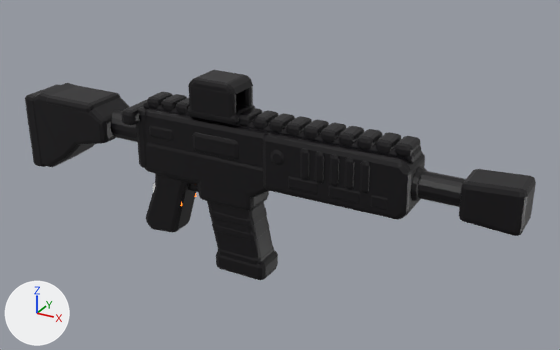
Renders of the FBX model weapons/VANTA_AR-01/Inferno/Phantom_Inferno.fbx from each side of a commit.
Both versions are drawn from a 50 mm camera at (3.13, -4.09, 2.39) aimed at (0.82, 0.11, 0.28). Every picture has the same lights, and +X, +Y and +Z are marked at lower left. The picture after the commit comes second. Where no turn or scale is listed for an object, it has been applied to the vertices. Vertices at exactly the same position are counted once.

Script lines for the objects in view, before the commit:
```python
me_body_contour_001 = bpy.data.meshes.new('Body_Contour.001')
me_body_contour_001.from_pydata(...)  # 3138 vertices, 6084 faces; spans x -1.19..2.47, y -0.18..0.18, z -0.28..0.95
me_body_contour_001.materials.append(mat_body_contour)  # black #060307
me_charginghandle_contour_001 = bpy.data.meshes.new('ChargingHandle_Contour.001')
me_charginghandle_contour_001.from_pydata(...)  # 112 vertices, 216 faces; spans x -0.254..-0.086, y -0.208..0.208, z 0.556..0.664
me_charginghandle_contour_001.materials.append(mat_charginghandle_contour)  # black #060307
me_magazine_contour_001 = bpy.data.meshes.new('Magazine_Contour.001')
me_magazine_contour_001.from_pydata(...)  # 280 vertices, 540 faces; spans x 0.338..0.814, y -0.119..0.119, z -0.444..0.205
me_magazine_contour_001.materials.append(mat_magazine_contour)  # black #060307
ob_body_contour = bpy.data.objects.new('Body_Contour', me_body_contour_001)
ob_body_contour.location = (0.0, 0.0, 0.0)
ob_charginghandle_contour = bpy.data.objects.new('ChargingHandle_Contour', me_charginghandle_contour_001)
ob_charginghandle_contour.location = (0.0, 0.0, 0.0)
ob_magazine_contour = bpy.data.objects.new('Magazine_Contour', me_magazine_contour_001)
ob_magazine_contour.location = (0.0, 0.0, 0.0)
```
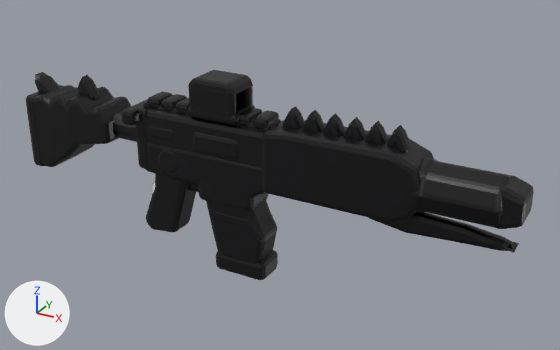
What differs and where, as boxes [x1, y1, x2, y2] in the pictures (560 x 350 px; the box of a moved part takes in the faces that stretch with it):
'Body_Contour', reshaped (10% taller)
    before: [25, 70, 536, 236]
    after: [26, 70, 534, 252]
'Magazine_Contour', reshaped
    before: [207, 201, 278, 280]
    after: [206, 200, 278, 280]
part 1 of me_magazine_contour_001, moved or reshaped
    before: [209, 208, 267, 228]
    after: [209, 210, 250, 228]
part 2 of me_magazine_contour_001, rebuilt
    before: [207, 201, 273, 259]
    after: [206, 200, 277, 264]
part 3 of me_magazine_contour_001, deleted
    before: [212, 222, 269, 242]
part 4 of me_body_contour_001, rebuilt (not visible before)
    after: [495, 175, 534, 229]
part 5 of me_body_contour_001, rebuilt
    before: [263, 132, 425, 220]
    after: [262, 120, 434, 223]
part 6 of me_body_contour_001, rebuilt
    before: [459, 169, 536, 236]
    after: [423, 161, 512, 228]
part 7 of me_body_contour_001, deleted (black)
    before: [270, 123, 466, 210]
part 8 of me_body_contour_001, moved or reshaped
    before: [25, 83, 148, 168]
    after: [26, 72, 179, 173]
part 9 of me_body_contour_001, moved or reshaped
    before: [145, 102, 421, 164]
    after: [145, 102, 519, 252]

What changed in the scene script:
```text
Change me_magazine_contour_001:
    used by ob_magazine_contour; location = (0.0, 0.0, 0.0)
    remove me_magazine_contour_001.from_pydata(...)  # 280 vertices, 540 faces; spans x 0.338..0.814, y -0.119..0.119, z -0.444..0.205
    add me_magazine_contour_001.from_pydata(...)  # 200 vertices, 388 faces; spans x 0.337..0.814, y -0.119..0.119, z -0.444..0.205
    me_magazine_contour_001 part 1: the loose piece of 56 vertices spanning x 0.372..0.728, y -0.113..0.113, z -0.065..0.035 is scaled about its middle by (1.03, 1.05, 1), then moved by (0.005, 0.0, 0.0)
    me_magazine_contour_001 part 2: the loose piece of 56 vertices spanning x 0.338..0.782, y -0.11..0.11, z -0.345..0.205 is rebuilt with 88 vertices and now spans x 0.337..0.81, y -0.115..0.115, z -0.344..0.205
    me_magazine_contour_001 part 3: the loose piece of 56 vertices spanning x 0.392..0.748, y -0.113..0.113, z -0.165..-0.065 is deleted
    other edits to the shape of me_magazine_contour_001 do not show in these pictures
Change me_body_contour_001:
    used by ob_body_contour; location = (0.0, 0.0, 0.0)
    remove me_body_contour_001.from_pydata(...)  # 3138 vertices, 6084 faces; spans x -1.19..2.47, y -0.18..0.18, z -0.28..0.95
    add me_body_contour_001.from_pydata(...)  # 2464 vertices, 4780 faces; spans x -1.19..2.47, y -0.18..0.18, z -0.28..0.95
    me_body_contour_001 part 4: the loose piece of 96 vertices spanning x 2.17..2.47, y -0.12..0.12, z 0.36..0.6 is rebuilt with 56 vertices and now spans x 2.3..2.47, y -0.12..0.12, z 0.35..0.61
    me_body_contour_001 part 5: the loose piece of 84 vertices spanning x 0.83..1.81, y -0.16..0.16, z 0.28..0.66 is rebuilt with 88 vertices and now spans x 0.82..1.9, y -0.17..0.17, z 0.25..0.71
    me_body_contour_001 part 6: the loose piece of 56 vertices spanning x 2.11..2.47, y -0.13..0.13, z 0.34..0.62 is rebuilt with 112 vertices and now spans x 1.84..2.35, y -0.16..0.16, z 0.32..0.64
    me_body_contour_001 part 7: 15 loose pieces with 1028 vertices, spanning x 0.88..2.42, y -0.17..0.17, z 0.32..0.74, are deleted
    me_body_contour_001 part 8: 133 vertices moved within x -1.19..-0.09, y -0.18..0.18, z 0.05..0.66; 150 vertices removed from x -1.19..-0.09, y -0.18..0.18, z 0.05..0.66; 396 vertices added at x -1.19..0.18, y -0.17..0.17, z 0.05..0.78
    me_body_contour_001 part 9: 8 vertices moved from x 0.85..0.95, y -0.06..0.09, z 0.66..0.73 to x 0.85..1.02, y -0.06..0.06, z 0.66..0.8; 352 vertices removed from x 0.85..1.8, y -0.09..0.09, z 0.62..0.74; 440 vertices added at x 0.82..2.43, y -0.17..0.17, z 0.15..0.82
```
